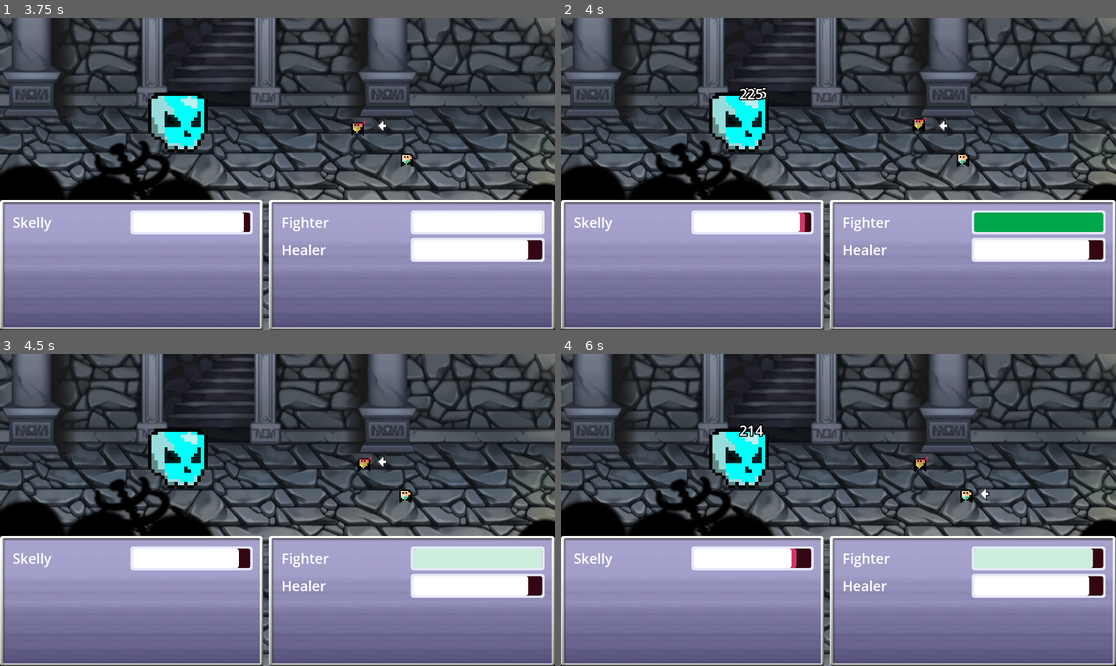
Above: before the commit, frames 1-4 (two rows, left to right).
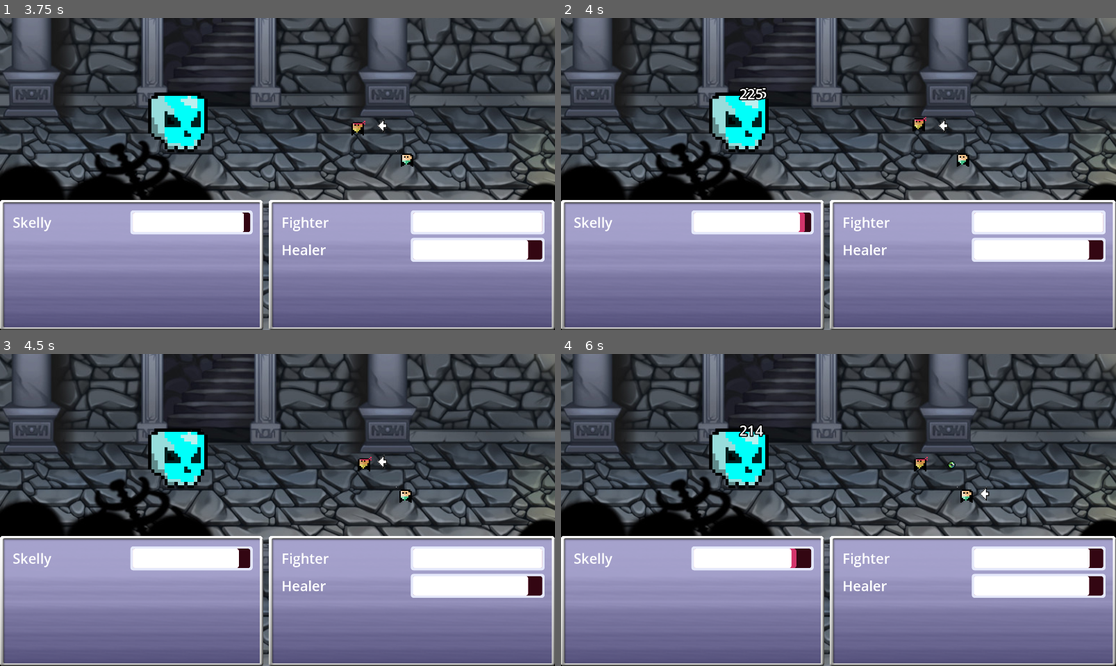
Above: after the commit, the same moments.

Repository: Tjwever/unlikely-pair
Game: Godot game, scene res://Scenes/MainScene.tscn
Two runs of this game, one before a commit and one after it. Both use one fixed random seed, a clock stepped at 60 frames per second and the inputs below.
Inputs:
- Up to frame 1 (3.75 s): tap Enter at 0.5 s; hold W (select_up) 0.53-1.28 s; tap E (heal) every 0.75 s from 0.6 to 3.6 s; hold S (select_down) 1.28-2.03 s; hold W (select_up) 2.03-3.53 s; tap Space at 3.5 s; hold S (select_down) from 3.53 s (still down)
- Up to frame 2 (4 s): keep holding S (select_down)
- Up to frame 3 (4.5 s): keep holding S (select_down); tap E (heal) at 4.35 s
- Up to frame 4 (6 s): tap E (heal) at 5.1, 5.85 s; release S (select_down) at 5.78 s; hold W (select_up) from 5.78 s (still down)

Frame 1 is identical in both runs. In frame 2, 1.5% of the frame differs, in the area x 74-98%, y 62-69%; in frame 3, 1.4%; in frame 4, 1.4%.
Error before the commit: Invalid type in function 'tween_callback' in base 'Tween'. Cannot convert argument 1 from Nil to Callable. (res://Scenes/HealthOrb.gd:47)

Commit message:
updated HealthOrb

Diff:
--- a/Scenes/HealthOrb.gd
+++ b/Scenes/HealthOrb.gd
@@ -6,47 +6,23 @@
 var heal_amount: int
 var speed: float = 300.0
 
-#var pause_position = self.global_position + Vector2(-45, 25)
-#
-#func _process(delta):
-	#if target:
-		#var tween = get_tree().create_tween()
-		#print('GLOBAL POSITION: ', self.global_position)
-		#tween.tween_property(self, "position", pause_position, 0.75).set_ease(Tween.EASE_OUT)
-		#tween.tween_property(self, "position", heal_to_ally(), 0.75)
-		#
-		#if global_position.distance_to(target.global_position) < 10:
-			#apply_heal()
-			#queue_free()
-#
-#func heal_to_ally():
-	#var direction = (target.global_position - pause_position)
-	#global_position += direction * speed
-#
-#func apply_heal():
-	#if target.has_method("heal"):
-		#target.heal(heal_amount)
+var pause_position = self.global_position + Vector2(-45, 25)
 
+func _process(delta):
+	if target:
+		var tween = get_tree().create_tween()
+		print('GLOBAL POSITION: ', self.global_position)
+		tween.tween_property(self, "position", pause_position, 0.75).set_ease(Tween.EASE_OUT)
+		tween.tween_property(self, "position", heal_to_ally(), 0.75)
 
-@onready var tween = get_tree().create_tween()
+		if global_position.distance_to(target.global_position) < 10:
+			apply_heal()
+			queue_free()
 
-func _ready():
-	if target:
-		shoot_out_and_pause()
-
-func shoot_out_and_pause():
-	var start_position = global_position
-	var pause_position = start_position + Vector2(-45, 25)  # Adjust this vector as needed
-
-	tween.tween_property(self, "global_position", pause_position, 0.75).set_ease(Tween.EASE_OUT)
-	tween.tween_callback(move_to_target())
-
-func move_to_target():
-	if target:
-		tween.tween_property(self, "global_position", target.global_position, 0.75).set_ease(Tween.EASE_IN)
-		tween.tween_callback(apply_heal())
+func heal_to_ally():
+	var direction = (target.global_position - pause_position)
+	global_position += direction * speed
 
 func apply_heal():
-	if target and target.has_method("heal"):
+	if target.has_method("heal"):
 		target.heal(heal_amount)
-	queue_free()
